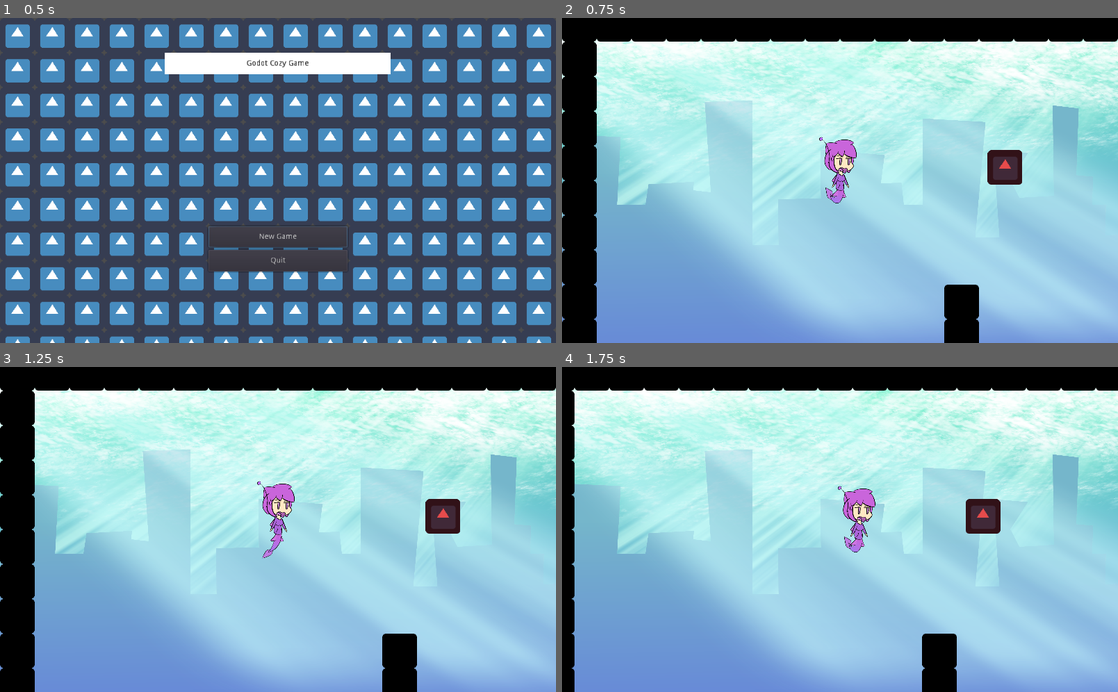
Above: before the commit, frames 1-4 (two rows, left to right).
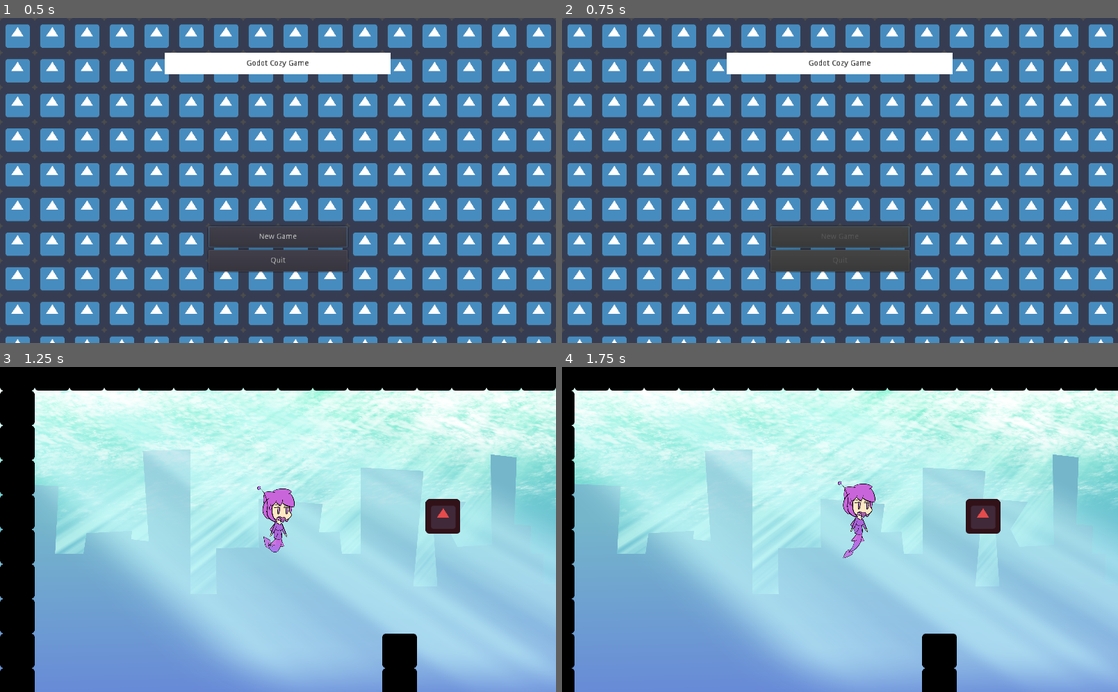
Above: after the commit, the same moments.

Repository: aak270/godot-cozy-game
Game: Godot game, scene res://src/scenes/StartScreen.tscn
Two runs of this game, one before a commit and one after it. Both use one fixed random seed, a clock stepped at 60 frames per second and the inputs below. The engine's default icon, where the game draws it, is replaced by a stand-in: a white triangle on a blue panel in a dark square.
Inputs (mouse positions are in pixels of both pictures, inside the frame that each line leads up to):
- Up to frame 1 (0.5 s): no input
- Up to frame 2 (0.75 s): click "New Game" at 0.5 s
- Up to frame 3 (1.25 s): no input
- Up to frame 4 (1.75 s): tap Enter (ui_accept) at 1.25, 1.52 s; move the mouse to (962, 513) at 1.27 s; hold Right (ui_right) from 1.28 s (still down)

Frame 1 is identical in both runs. In frame 2, 100% of the frame differs, in the area x 0-100%, y 0-100%; in frame 3, 0.6%; in frame 4, 0.6%.

Commit message:
fixed hover and confirm audio

Diff:
--- a/autoloads/AudioController.gd
+++ b/autoloads/AudioController.gd
@@ -35,6 +35,7 @@
 
 func ui_confirm():
 	$UIConfirm.play()
+	yield($UIConfirm, "finished")
 
 func ui_back():
 	$UIBack.play()
--- a/project.godot
+++ b/project.godot
@@ -44,7 +44,6 @@
 
 [autoload]
 
-EventHandler="*res://src/singletons/EventHandler.tscn"
 AudioController="*res://autoloads/AudioController.tscn"
 MusicController="*res://autoloads/MusicController.tscn"
 
--- a/src/scenes/StartScreen.tscn
+++ b/src/scenes/StartScreen.tscn
@@ -73,5 +73,9 @@
 "_edit_use_anchors_": false
 }
 
+[connection signal="focus_exited" from="Menu/NewGameButton" to="Menu" method="_on_NewGameButton_focus_exited"]
+[connection signal="mouse_entered" from="Menu/NewGameButton" to="Menu" method="_on_NewGameButton_mouse_entered"]
 [connection signal="pressed" from="Menu/NewGameButton" to="Menu" method="_on_NewGameButton_pressed"]
-[connection signal="button_up" from="Menu/QuitButton" to="Menu" method="_on_QuitButton_button_up"]
+[connection signal="focus_exited" from="Menu/QuitButton" to="Menu" method="_on_QuitButton_focus_exited"]
+[connection signal="mouse_entered" from="Menu/QuitButton" to="Menu" method="_on_QuitButton_mouse_entered"]
+[connection signal="pressed" from="Menu/QuitButton" to="Menu" method="_on_QuitButton_pressed"]
--- a/src/scenes/World.tscn
+++ b/src/scenes/World.tscn
@@ -1,9 +1,8 @@
-[gd_scene load_steps=23 format=2]
+[gd_scene load_steps=21 format=2]
 
 [ext_resource path="res://src/characters/Player.tscn" type="PackedScene" id=1]
 [ext_resource path="res://icon.png" type="Texture" id=2]
 [ext_resource path="res://src/characters/Enemy.gd" type="Script" id=3]
-[ext_resource path="res://src/ui/UI.gd" type="Script" id=5]
 [ext_resource path="res://src/objects/Interactable.gd" type="Script" id=7]
 [ext_resource path="res://src/characters/NPC.gd" type="Script" id=8]
 [ext_resource path="res://src/textures/BG_Gradient.png" type="Texture" id=9]
@@ -313,20 +312,6 @@
 shader_param/color = Color( 0.6, 0.9, 0.9, 0.8 )
 shader_param/hdr = false
 shader_param/seed = 5.0
-
-[sub_resource type="GDScript" id=21]
-script/source = "extends Control
-
-var _player_turn: = false
-var _enemy: Enemy = null
-
-onready var player: = $\"../../Player\"
-onready var attack_1_btn: = $HBoxContainer/Attack1Button
-onready var attack_2_btn: = $HBoxContainer/Attack2Button
-onready var attack_3_btn: = $HBoxContainer/Attack3Button
-
-
-"
 
 [sub_resource type="ConvexPolygonShape2D" id=20]
 points = PoolVector2Array( 0, 0, 64, 0, 64, 64, 0, 64 )
@@ -426,133 +411,6 @@
 "_edit_use_anchors_": false
 }
 
-[node name="CanvasLayer" type="CanvasLayer" parent="."]
-
-[node name="UI" type="Control" parent="CanvasLayer"]
-margin_right = 40.0
-margin_bottom = 40.0
-script = ExtResource( 5 )
-__meta__ = {
-"_edit_use_anchors_": false
-}
-
-[node name="EffortBorder" type="ColorRect" parent="CanvasLayer/UI"]
-margin_left = 16.0
-margin_top = 32.0
-margin_right = 232.0
-margin_bottom = 72.0
-__meta__ = {
-"_edit_use_anchors_": false
-}
-
-[node name="EffortEmpty" type="ColorRect" parent="CanvasLayer/UI"]
-margin_left = 24.0
-margin_top = 40.0
-margin_right = 224.0
-margin_bottom = 64.0
-color = Color( 0.231373, 0.231373, 0.231373, 1 )
-__meta__ = {
-"_edit_use_anchors_": false
-}
-
-[node name="EffortFull" type="ColorRect" parent="CanvasLayer/UI"]
-margin_left = 24.0
-margin_top = 40.0
-margin_right = 224.0
-margin_bottom = 64.0
-color = Color( 0.227451, 0.713726, 0.305882, 1 )
-
-[node name="Dialogue" type="Control" parent="CanvasLayer"]
-anchor_left = 0.5
-anchor_top = 1.0
-anchor_right = 0.5
-anchor_bottom = 1.0
-margin_left = -20.0
-margin_top = -40.0
-margin_right = 20.0
-__meta__ = {
-"_edit_use_anchors_": false
-}
-
-[node name="ColorRect" type="ColorRect" parent="CanvasLayer/Dialogue"]
-anchor_left = 0.5
-anchor_top = 1.0
-anchor_right = 0.5
-anchor_bottom = 1.0
-margin_left = -376.0
-margin_top = -136.0
-margin_right = 376.0
-margin_bottom = -48.0
-
-[node name="Name" type="RichTextLabel" parent="CanvasLayer/Dialogue/ColorRect"]
-modulate = Color( 0, 0, 0, 1 )
-margin_left = 8.0
-margin_top = 5.0
-margin_right = 128.0
-margin_bottom = 21.0
-text = "Name"
-
-[node name="Message" type="RichTextLabel" parent="CanvasLayer/Dialogue/ColorRect"]
-modulate = Color( 0, 0, 0, 1 )
-margin_left = 16.0
-margin_top = 24.0
-margin_right = 736.0
-margin_bottom = 72.0
-text = "Message"
-
-[node name="CombatUI" type="Control" parent="CanvasLayer"]
-pause_mode = 2
-anchor_right = 1.0
-anchor_bottom = 1.0
-script = SubResource( 21 )
-__meta__ = {
-"_edit_use_anchors_": false
-}
-
-[node name="HBoxContainer" type="HBoxContainer" parent="CanvasLayer/CombatUI"]
-anchor_top = 1.0
-anchor_bottom = 1.0
-margin_left = 64.0
-margin_top = -88.0
-margin_right = 472.0
-margin_bottom = -48.0
-__meta__ = {
-"_edit_use_anchors_": false
-}
-
-[node name="Attack1Button" type="Button" parent="CanvasLayer/CombatUI/HBoxContainer"]
-margin_right = 133.0
-margin_bottom = 40.0
-size_flags_horizontal = 3
-text = "Attack1"
-
-[node name="Attack2Button" type="Button" parent="CanvasLayer/CombatUI/HBoxContainer"]
-margin_left = 137.0
-margin_right = 270.0
-margin_bottom = 40.0
-size_flags_horizontal = 3
-text = "Attack2"
-
-[node name="Attack3Button" type="Button" parent="CanvasLayer/CombatUI/HBoxContainer"]
-margin_left = 274.0
-margin_right = 408.0
-margin_bottom = 40.0
-size_flags_horizontal = 3
-text = "Attack3"
-
-[node name="Keys" type="Control" parent="CanvasLayer/CombatUI"]
-anchor_left = 0.5
-anchor_top = 0.5
-anchor_right = 0.5
-anchor_bottom = 0.5
-margin_left = -20.0
-margin_top = -20.0
-margin_right = 20.0
-margin_bottom = 20.0
-__meta__ = {
-"_edit_use_anchors_": false
-}
-
 [node name="TileMap" type="TileMap" parent="."]
 modulate = Color( 0, 0, 0, 1 )
 tile_set = SubResource( 6 )
@@ -606,9 +464,6 @@
 [node name="CollisionShape2D" type="CollisionShape2D" parent="NPC"]
 shape = SubResource( 8 )
 
-[connection signal="pressed" from="CanvasLayer/CombatUI/HBoxContainer/Attack1Button" to="CanvasLayer/CombatUI" method="_on_Attack1Button_pressed"]
-[connection signal="pressed" from="CanvasLayer/CombatUI/HBoxContainer/Attack2Button" to="CanvasLayer/CombatUI" method="_on_Attack2Button_pressed"]
-[connection signal="pressed" from="CanvasLayer/CombatUI/HBoxContainer/Attack3Button" to="CanvasLayer/CombatUI" method="_on_Attack3Button_pressed"]
 [connection signal="body_entered" from="Enemy" to="Enemy" method="_on_body_entered"]
 [connection signal="body_entered" from="Object" to="Object" method="_on_body_entered"]
 [connection signal="body_exited" from="Object" to="Object" method="_on_body_exited"]
--- a/src/singletons/EventHandler.gd
+++ /dev/null
@@ -1,6 +0,0 @@
-extends Node
-
-signal combat_started(enemy)
-signal battle_finished()
-
-signal effort_changed(value)
--- a/src/singletons/EventHandler.tscn
+++ /dev/null
@@ -1,6 +0,0 @@
-[gd_scene load_steps=2 format=2]
-
-[ext_resource path="res://src/singletons/EventHandler.gd" type="Script" id=1]
-
-[node name="EventHandler" type="Node"]
-script = ExtResource( 1 )
--- a/src/ui/StartMenu.gd
+++ b/src/ui/StartMenu.gd
@@ -1,18 +1,39 @@
 extends VBoxContainer
 
-onready var new_game_btn: = $NewGameButton
+onready var _new_game_btn: = $NewGameButton
+onready var _quit_btn: = $QuitButton
 
 func _ready() -> void:
-	new_game_btn.grab_focus()
+	_new_game_btn.grab_focus()
 	MusicController.init_music()
 	AudioController.init_ambience()
 
+func disable_buttons() -> void:
+	_new_game_btn.disabled = true
+	_quit_btn.disabled = true
+
 func _on_NewGameButton_pressed() -> void:
-	get_tree().change_scene("res://src/scenes/Game.tscn")
-	AudioController.ui_confirm()
+	disable_buttons()
+
+	yield(AudioController.ui_confirm(), "completed")
 	MusicController.fade_level_music_from_main_menu()
 	AudioController.ambience_level_from_main_menu()
 
-func _on_QuitButton_button_up() -> void:
-	AudioController.ui_confirm()
+	get_tree().change_scene("res://src/scenes/Game.tscn")
+
+func _on_QuitButton_pressed() -> void:
+	disable_buttons()
+	yield(AudioController.ui_confirm(), "completed")
 	get_tree().quit()
+
+func _on_NewGameButton_mouse_entered() -> void:
+	AudioController.ui_hover()
+
+func _on_QuitButton_mouse_entered() -> void:
+	AudioController.ui_hover()
+
+func _on_NewGameButton_focus_exited() -> void:
+	AudioController.ui_hover()
+
+func _on_QuitButton_focus_exited() -> void:
+	AudioController.ui_hover()
